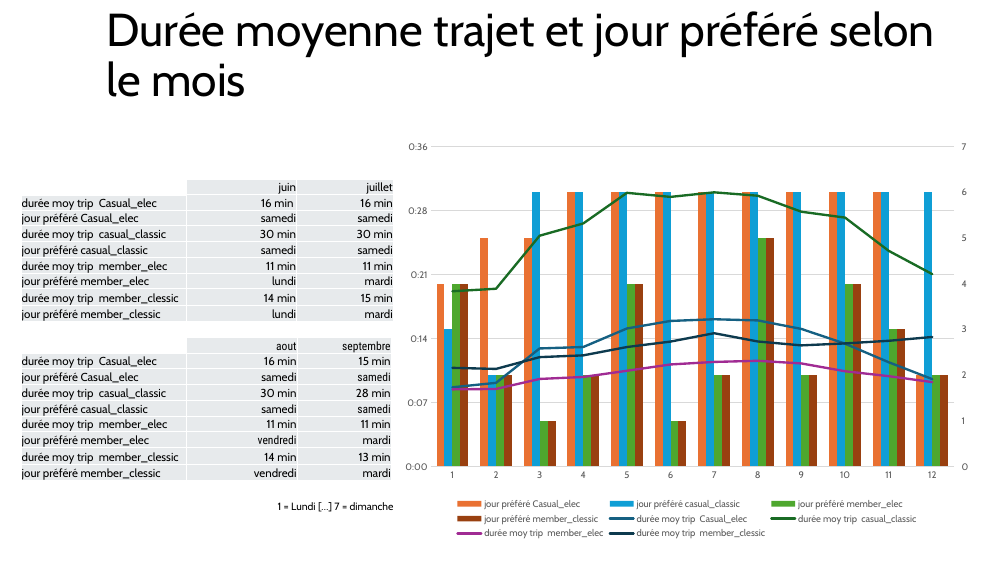
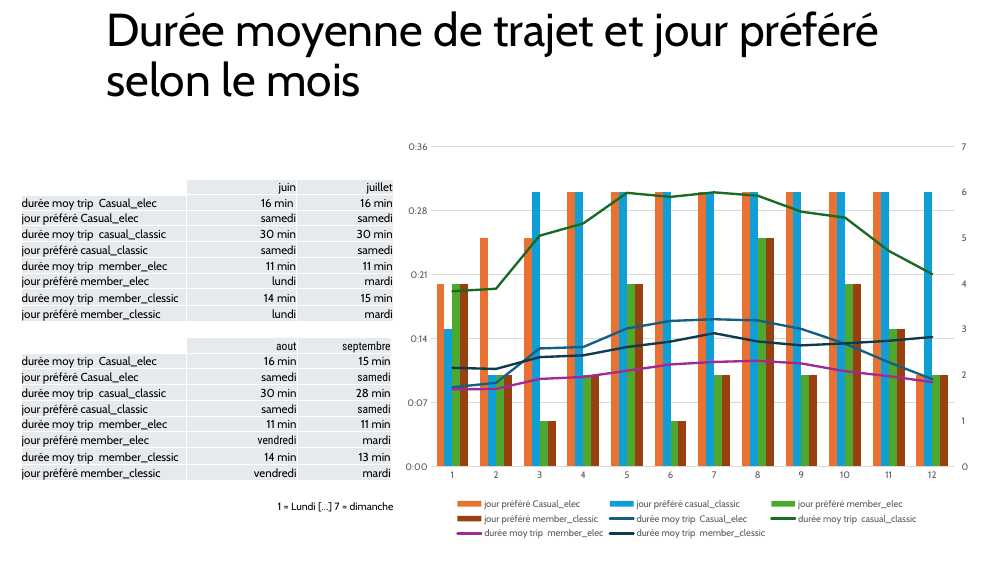
Before and after one commit to Loic0427/Data_etudes_de_cas, a slide deck: slide 8 of Velo en libre service/Etude_de_cas_cyclistic.pptx. Drawn at 1008x567 pixels with LibreOffice and Linux fonts; fonts in the diff are those of the drawing. Boxes give left, top, right and bottom in pixels: in the first picture for what was removed or moved away, otherwise in the second. Text is boxed around its words. In the diff, an @@ line names an element or a change of style, - is before the commit and + after.

```diff
--- a/Velo en libre service/Etude_de_cas_cyclistic.pptx
+++ b/Velo en libre service/Etude_de_cas_cyclistic.pptx
@@ title at bbox=[106, 11, 879, 97]: text changed @@
-Durée moyenne trajet et jour préféré selon le mois
+Durée moyenne de trajet et jour préféré selon le mois
```
Also in this commit, not shown: 6 other slides changed, 1 other file.
